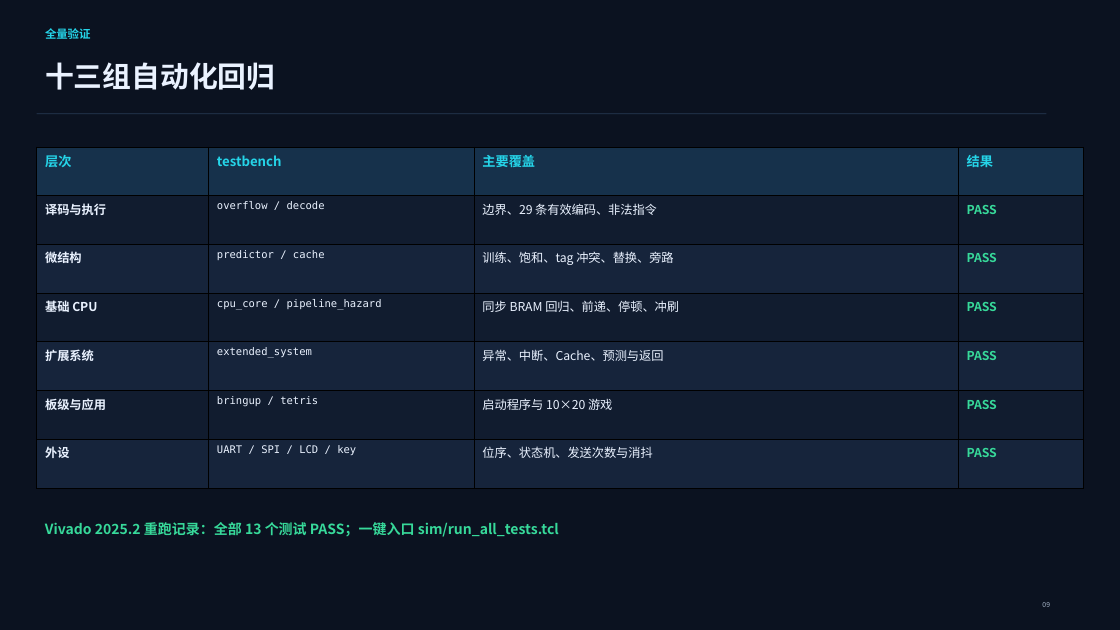
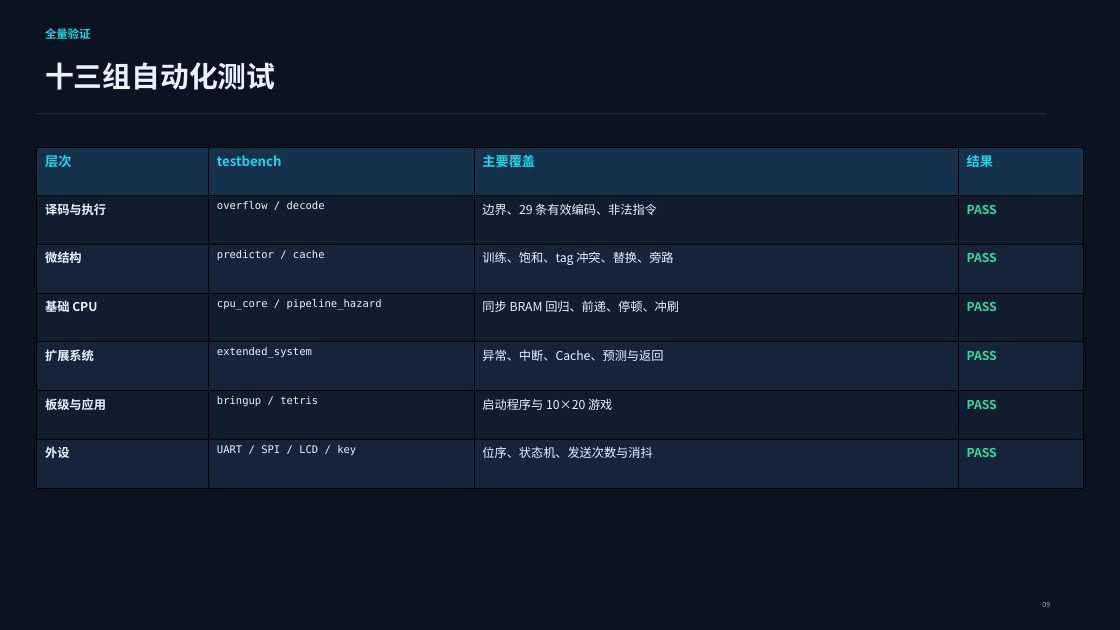
Before and after one commit to Neon246760/CPU-Course-Design, a slide deck: slide 10 of 提交物/06_验收答辩_流水线CPU汇报PPT/1120233061.pptx (slide 9 before the commit). Drawn at 1120x630 pixels with LibreOffice and Linux fonts; fonts in the diff are those of the drawing. Boxes give left, top, right and bottom in pixels: in the first picture for what was removed or moved away, otherwise in the second. Text is boxed around its words. In the diff, an @@ line names an element or a change of style, - is before the commit and + after.

```diff
--- a/提交物/06_验收答辩_流水线CPU汇报PPT/1120233061.pptx
+++ b/提交物/06_验收答辩_流水线CPU汇报PPT/1120233061.pptx
@@ text at [45,62,275,90]: text changed @@
-十三组自动化回归
+十三组自动化测试
@@ text removed at [45,522,559,537] @@
-Vivado 2025.2 重跑记录：全部 13 个测试 PASS；一键入口 sim/run_all_tests.tcl
```
Also in this commit, not shown: 8 other slides changed, 1 slide added, 6 other files.
